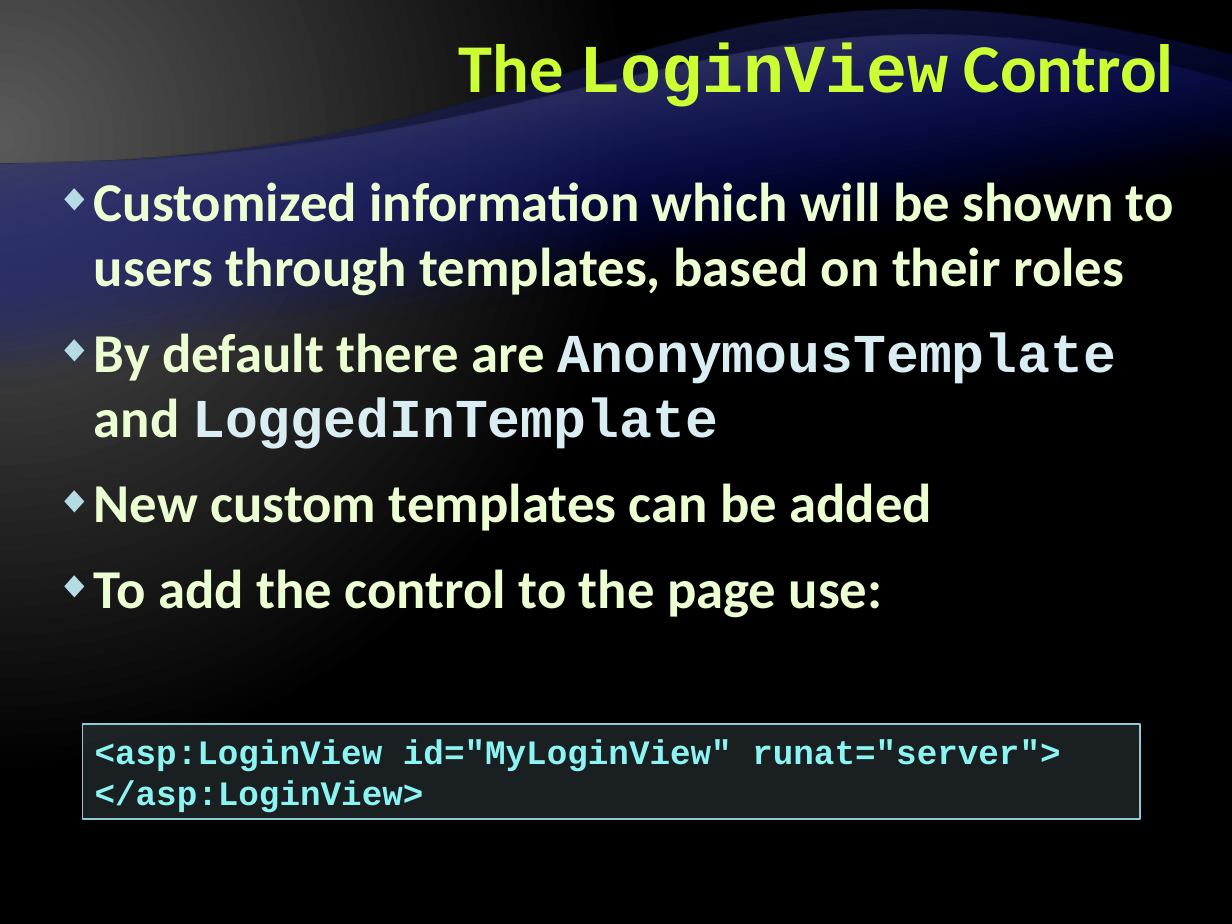
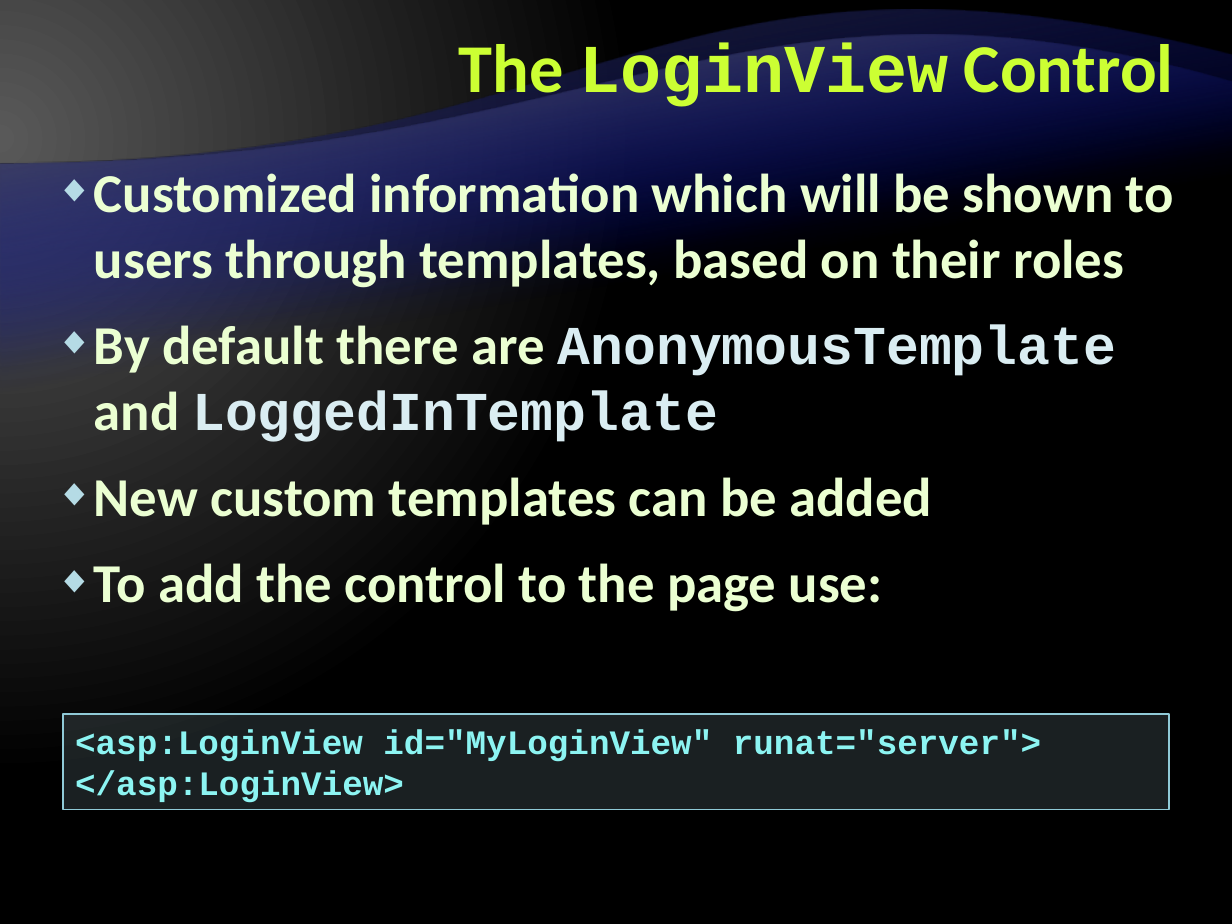
Before and after one commit to Graveheart/aspnetcourse, a slide deck: slide 37 of 2010/lectures/12. ASP.NET-Authentication-and-Authorization.pptx (slide 36 before the commit). Drawn at 1232x924 pixels with LibreOffice and Linux fonts; fonts in the diff are those of the drawing; background and template pictures are left out. Boxes give left, top, right and bottom in pixels: in the first picture for what was removed or moved away, otherwise in the second. Text is boxed around its words. In the diff, an @@ line names an element or a change of style, - is before the commit and + after.

```diff
--- a/2010/lectures/12. ASP.NET-Authentication-and-Authorization.pptx
+++ b/2010/lectures/12. ASP.NET-Authentication-and-Authorization.pptx
@@ text "Customized information which will be ...": place and size @@
-text "Customized information which will be ..." at [94, 182, 1174, 618]
+text "Customized information which will be ..." at [94, 173, 1174, 612]
@@ text "Customized information which will be ..." at [94, 173, 1174, 612]: line spacing 38pt to 1 @@
@@ rectangle "<asp:LoginView id="MyLoginView" runat="server">": place and size @@
-rectangle "<asp:LoginView id="MyLoginView" runat="server">" at [83, 724, 1140, 819]
+rectangle "<asp:LoginView id="MyLoginView" runat="server">" at [63, 715, 1169, 809]
```
Also in this commit, not shown: 16 other slides changed, 1 slide added.
